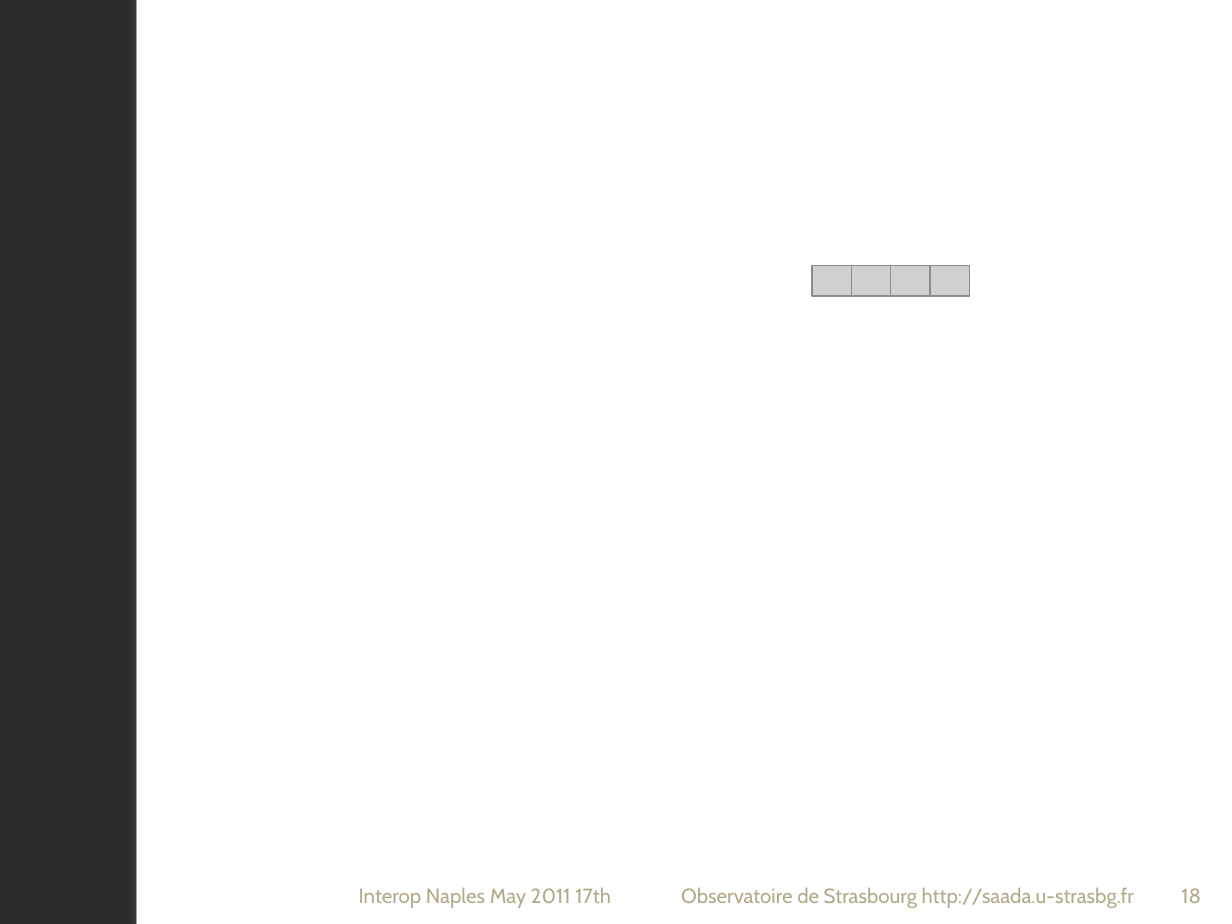
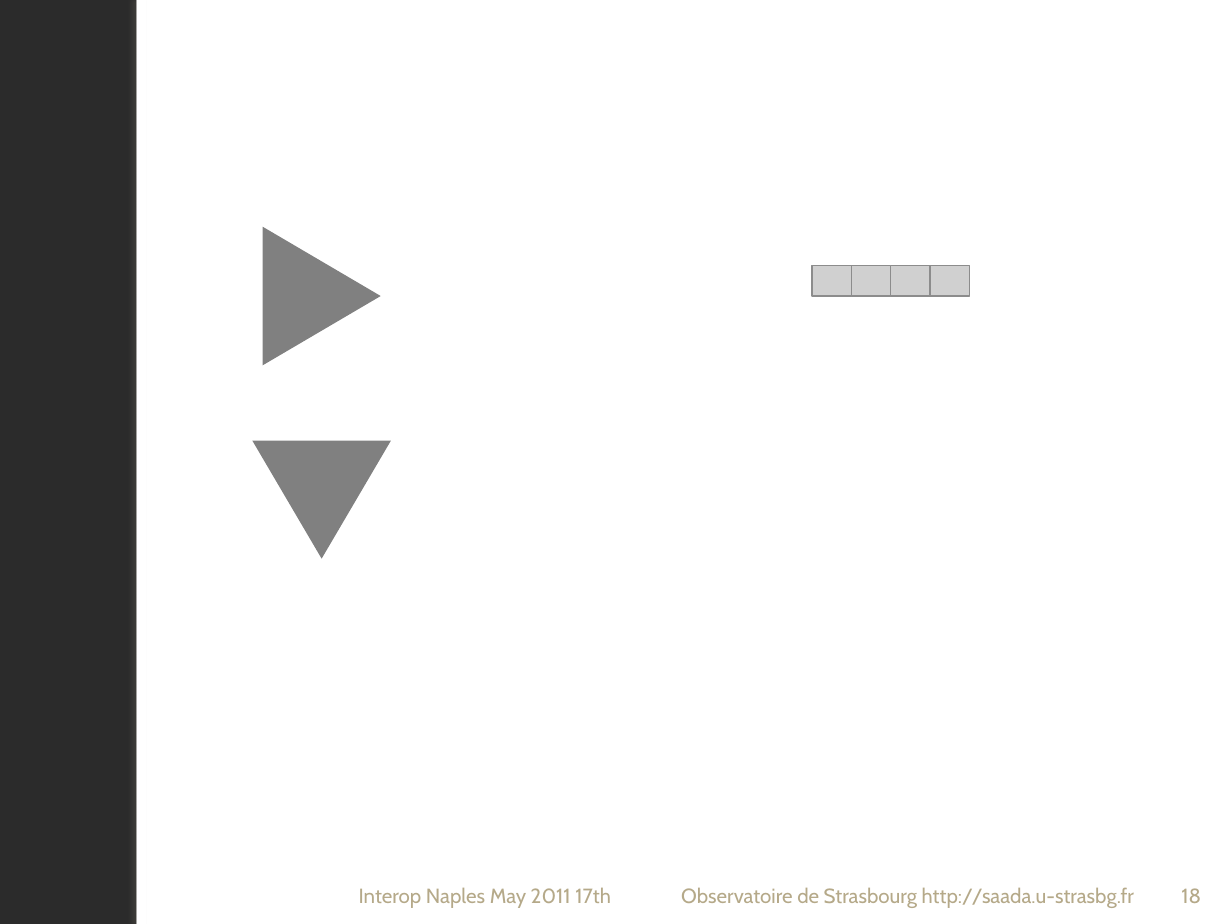
Before and after one commit to lmichel/saada, a slide deck: slide 18 of saadasvn/graphicalstuff/IconSource.pptx. Drawn at 1232x924 pixels with LibreOffice and Linux fonts; fonts in the diff are those of the drawing; grey boxes stand for pictures; background and template pictures are left out; a plain dark background stands for a picture behind light text. Boxes give left, top, right and bottom in pixels: in the first picture for what was removed or moved away, otherwise in the second. Text is boxed around its words. In the diff, an @@ line names an element or a change of style, - is before the commit and + after.

```diff
--- a/saadasvn/graphicalstuff/IconSource.pptx
+++ b/saadasvn/graphicalstuff/IconSource.pptx
@@ left arrow added at box(262, 227, 381, 365), fill #808080 @@
@@ left arrow added at box(253, 440, 391, 558), fill #808080 @@
```
